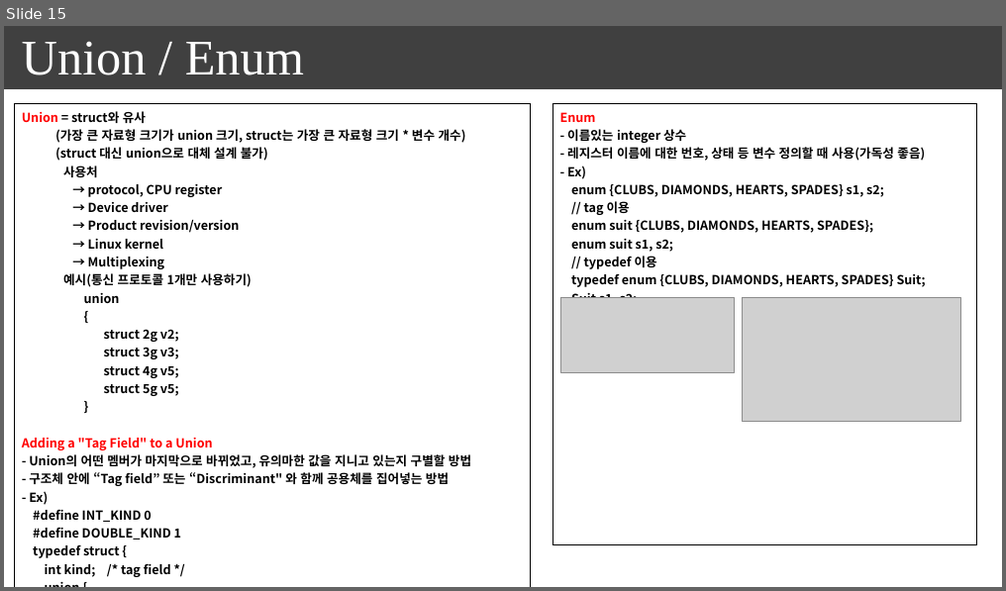
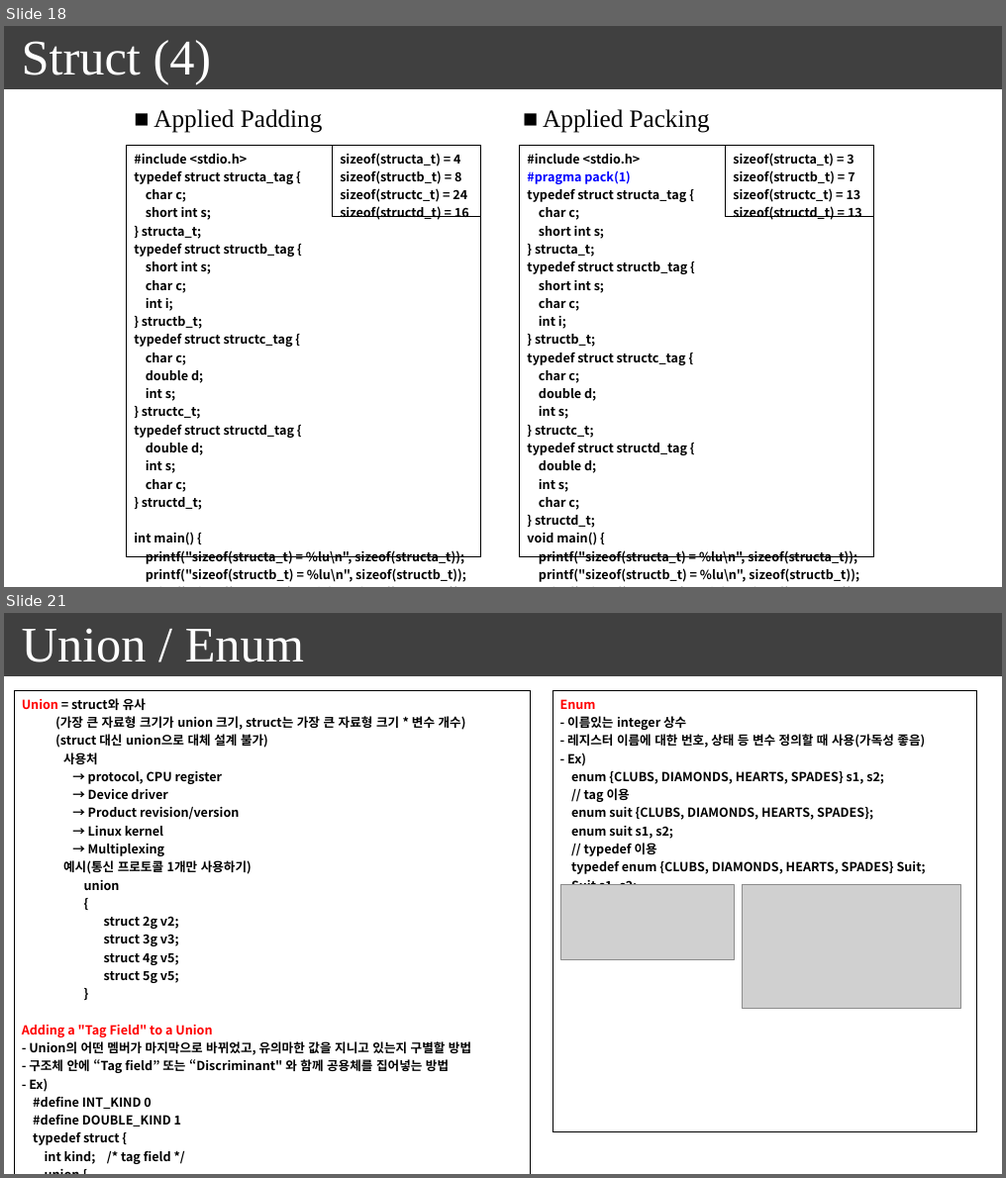
Before and after one commit to seonghokim/Study, a slide deck: everything in c.pptx. Shown one above the other, each under a label of ours: slide 15 before the commit, slides 18 and 21 after it; the slides between them are not shown. The pictures are 1006x591 and 1006x1178 pixels, drawn with LibreOffice and Linux fonts; fonts in the diff are those of the drawing; grey boxes stand for pictures. Boxes give left, top, right and bottom in pixels: in the first picture for what was removed or moved away, otherwise in the second. Text is boxed around its words. In the diff, an @@ line names an element or a change of style, - is before the commit and + after.

```diff
--- a/everything in c.pptx
+++ b/everything in c.pptx
@@ slide 18 added at [4, 26, 1002, 587], background #FFFFFF; not listed: 1 template element that a slide beside it also shows @@
@@ text added at [22, 40, 212, 84], 48 pt, text #FFFFFF @@
+Struct (4)
@@ text added at [153, 109, 323, 133], 24 pt, text #000000 @@
+■ Applied Padding
@@ text added at [543, 109, 710, 133], 24 pt, text #000000 @@
+■ Applied Packing
@@ table added at [127, 146, 481, 586], 1 rows, 1 columns @@
+#include <stdio.h> / typedef struct structa_tag { / char c; / short int s; / } structa_t; / typedef struct structb_tag { / short int s; / char c; / int i; / } structb_t; / typedef struct structc_tag { / char c; / double d; / int s; / } structc_t; / typedef struct structd_tag { / double d; / int s; / char c; / } structd_t; / int main() { / printf("sizeof(structa_t) = %lu\n", sizeof(structa_t)); / printf("sizeof(structb_t) = %lu\n", sizeof(structb_t)); / printf("sizeof(structc_t) = %lu\n", sizeof(structc_t)); / printf("sizeof(structd_t) = %lu\n", sizeof(structd_t)); / }
@@ table added at [333, 146, 481, 224], 1 rows, 1 columns @@
+sizeof(structa_t) = 4 / sizeof(structb_t) = 8 / sizeof(structc_t) = 24 / sizeof(structd_t) = 16
@@ table added at [520, 146, 874, 586], 1 rows, 1 columns @@
+#include <stdio.h> / #pragma pack(1) / typedef struct structa_tag { / char c; / short int s; / } structa_t; / typedef struct structb_tag { / short int s; / char c; / int i; / } structb_t; / typedef struct structc_tag { / char c; / double d; / int s; / } structc_t; / typedef struct structd_tag { / double d; / int s; / char c; / } structd_t; / void main() { / printf("sizeof(structa_t) = %lu\n", sizeof(structa_t)); / printf("sizeof(structb_t) = %lu\n", sizeof(structb_t)); / printf("sizeof(structc_t) = %lu\n", sizeof(structc_t)); / printf("sizeof(structd_t) = %lu\n", sizeof(structd_t)); / }
@@ table added at [726, 146, 874, 224], 1 rows, 1 columns @@
+sizeof(structa_t) = 3 / sizeof(structb_t) = 7 / sizeof(structc_t) = 13 / sizeof(structd_t) = 13
@@ what was slide 15 is now slide 21 @@
```
Also in this commit, not shown: 7 slides changed, 6 other slides added, 1 slide removed.
